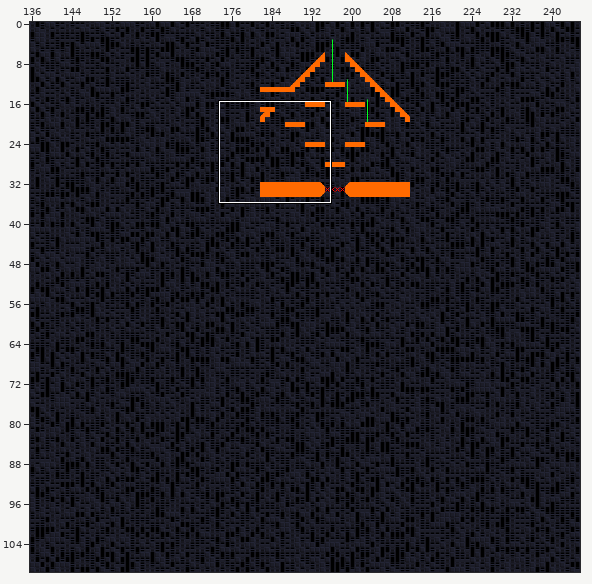
Two versions of a level (Tiled map, Assets/tiled/TiledPrefab_9_doom_temple_2,-1.tmx). Above: a wide view before the commit, with the close-up outlined.
Close-up. Before the edit:
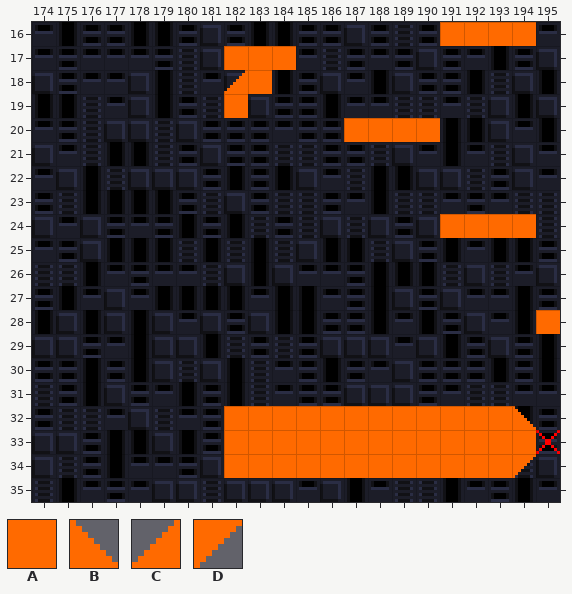
Cells are 8x8 px. Shown: x 174..195, y 16..35. The commit also changed other parts of the map, which this record leaves out. Tiles whose own drawing changed are shown in their newer look in all pictures. The old version is drawn lined up with the new one.
Key: from "prototype_2": A 0, B 2, C 2 turned 270, D 2 turned 90.
_ is an empty cell.
Layers that did not change in this view are not listed.
Layer "Geometry" before, first column x 174:
16 _________________AAAA_
17 ________AAA___________
18 ________CA____________
19 ________A_____________
20 _____________AAAA_____
21 ______________________
22 ______________________
23 ______________________
24 _________________AAAA_
25 ______________________
26 ______________________
27 ______________________
28 _____________________A
29 ______________________
30 ______________________
31 ______________________
32 ________AAAAAAAAAAAAB_
33 ________AAAAAAAAAAAAA_
34 ________AAAAAAAAAAAAD_
35 ______________________
Once edited:
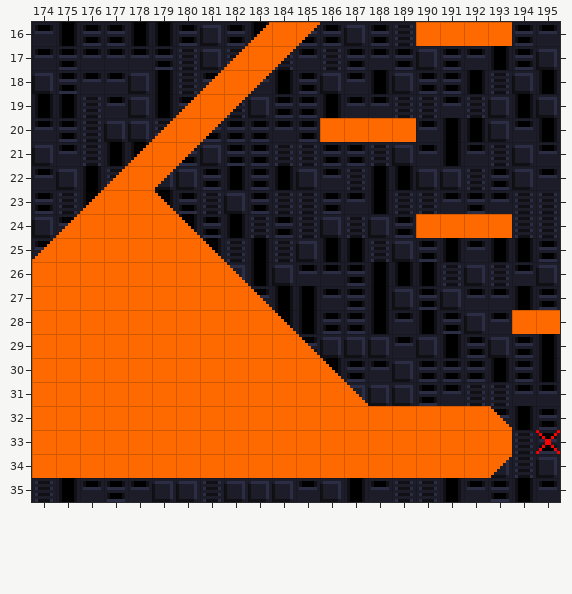
The edit:
{"change": "map size 422x192 -> 392x192 cells (old content now starts at -30,0; both pictures use the new coordinates)"}
{"where": "layer \"Geometry\""}
{"y":16,"x":183,"old":"___","new":"CAD"}
{"y":16,"x":190,"old":"_","new":"A"}
{"y":16,"x":194,"old":"A","new":"_"}
{"y":17,"x":182,"old":"A","new":"C"}
{"y":17,"x":184,"old":"A","new":"D"}
{"y":18,"x":181,"old":"_CA","new":"CAD"}
{"y":19,"x":180,"old":"__A","new":"CAD"}
{"y":20,"x":179,"old":"___","new":"CAD"}
{"y":20,"x":186,"old":"_","new":"A"}
{"y":20,"x":190,"old":"A","new":"_"}
{"y":21,"x":178,"old":"___","new":"CAD"}
{"y":22,"x":177,"old":"___","new":"CAD"}
{"y":23,"x":176,"old":"____","new":"CAAB"}
{"y":24,"x":175,"old":"______","new":"CAAAAB"}
{"y":24,"x":190,"old":"_","new":"A"}
{"y":24,"x":194,"old":"A","new":"_"}
{"y":25,"x":174,"old":"________","new":"CAAAAAAB"}
{"y":26,"x":174,"old":"_________","new":"AAAAAAAAB"}
{"y":27,"x":174,"old":"__________","new":"AAAAAAAAAB"}
{"y":28,"x":174,"old":"___________","new":"AAAAAAAAAAB"}
{"y":28,"x":194,"old":"_","new":"A"}
{"y":29,"x":174,"old":"____________","new":"AAAAAAAAAAAB"}
{"y":30,"x":174,"old":"_____________","new":"AAAAAAAAAAAAB"}
{"y":31,"x":174,"old":"______________","new":"AAAAAAAAAAAAAB"}
{"y":32,"x":174,"old":"________","new":"AAAAAAAA"}
{"y":32,"x":193,"old":"AB","new":"B_"}
{"y":33,"x":174,"old":"________","new":"AAAAAAAA"}
{"y":33,"x":194,"old":"A","new":"_"}
{"y":34,"x":174,"old":"________","new":"AAAAAAAA"}
{"y":34,"x":193,"old":"AD","new":"D_"}
{"label":"changed","picture_box":[32,22,368,478]}
{"label":"added","picture_box":[416,22,440,46]}
{"label":"removed","picture_box":[512,22,536,46]}
{"label":"removed","picture_box":[416,118,440,142]}
{"label":"added","picture_box":[416,214,440,238]}
{"label":"removed","picture_box":[512,214,536,238]}
{"label":"added","picture_box":[512,310,536,334]}
{"label":"changed","picture_box":[491,406,536,478]}
